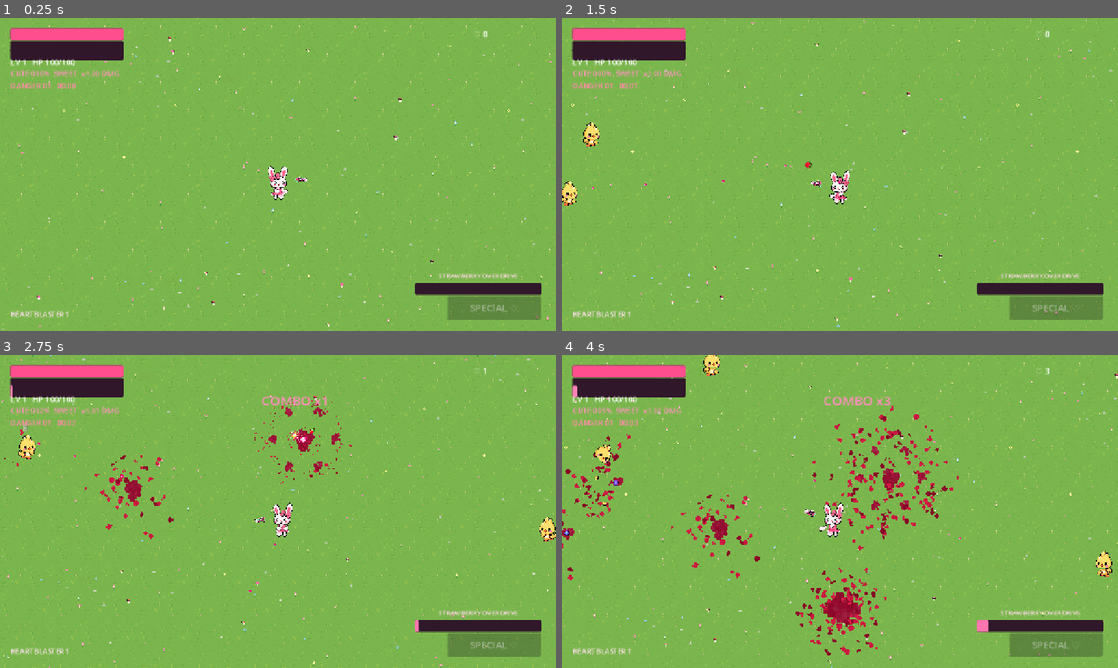
Above: before the commit, frames 1-4 (two rows, left to right).
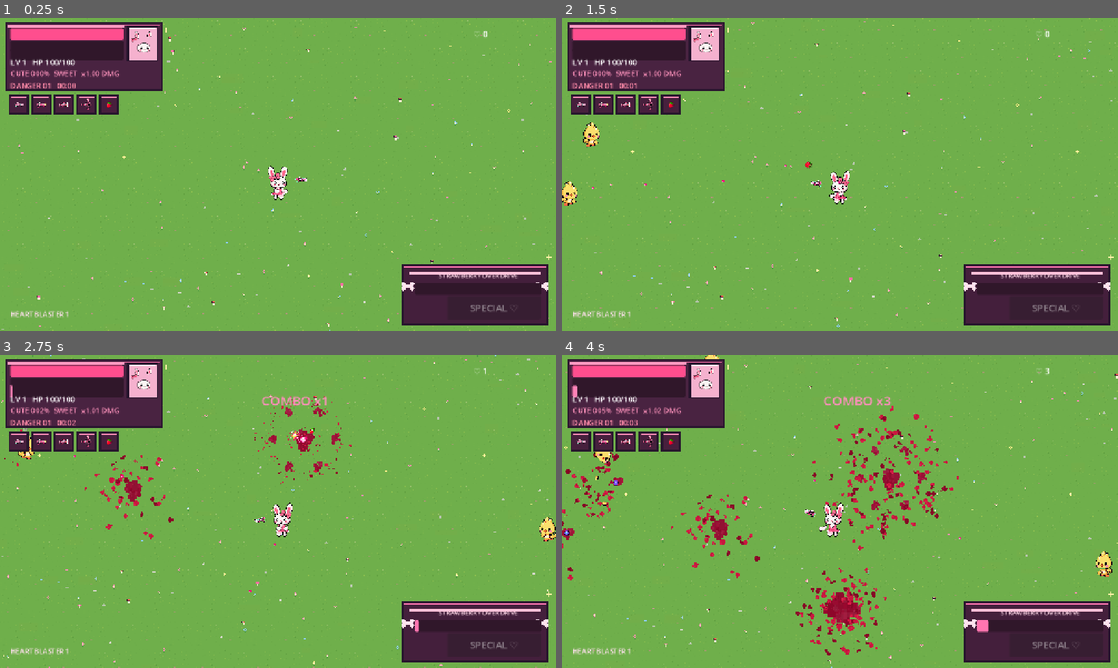
Above: after the commit, the same moments.

Repository: ramonsamagaio/cutecuterampage
Game: Godot game, scene res://scenes/Main.tscn
The game is run twice, just before and just after one commit, with the same random seed, the same clock (stepped at 60 frames per second) and the same inputs.
Inputs (mouse positions are in pixels of both pictures, inside the frame that each line leads up to):
- Up to frame 1 (0.25 s): no input
- Up to frame 2 (1.5 s): tap Enter at 0.5 s; move the mouse to (962, 158) at 0.52 s; hold Right (ui_right) 0.53-1.28 s; tap Shift at 0.6 s; tap Space at 0.77 s; move the mouse to (728, 190) at 1.27 s; hold Down (ui_down) from 1.28 s (still down); tap Z at 1.35 s
- Up to frame 3 (2.75 s): tap Space at 1.52 s; move the mouse to (333, 442) at 2.02 s; release Down (ui_down) at 2.03 s; hold Right (ui_right) from 2.03 s (still down); tap X at 2.1 s
- Up to frame 4 (4 s): move the mouse to (812, 574) at 2.77 s; release Right (ui_right) at 2.78 s; hold Up (ui_up) 2.78-3.53 s; tap C at 2.85 s; tap Space at 3.02, 3.77 s; move the mouse to (1006, 558) at 3.52 s; hold Left (ui_left) from 3.53 s (still down); tap Shift at 3.6 s

The runs differ from the first frame. In frame 1, 12% of the frame differs, in the area x 0-100%, y 0-100%; in frame 2, 12%; in frame 3, 12%; in frame 4, 12%.

Commit message:
feat: push HUD and world closer to approved concept

Diff:
--- a/scenes/Main.tscn
+++ b/scenes/Main.tscn
@@ -1,10 +1,24 @@
-[gd_scene load_steps=3 format=3]
+[gd_scene load_steps=4 format=3]
 
 [ext_resource type="Script" path="res://scripts/core/main.gd" id="1_main"]
 [ext_resource type="Script" path="res://scripts/debug/debug_combat_controller.gd" id="2_debug"]
+[ext_resource type="Script" path="res://scripts/ui/hud_concept_decor.gd" id="3_hud_decor"]
 
 [node name="Main" type="Node2D"]
 script = ExtResource("1_main")
 
+[node name="ConceptHUD" type="CanvasLayer" parent="."]
+layer = 1
+
+[node name="Decor" type="Control" parent="ConceptHUD"]
+layout_mode = 3
+anchors_preset = 15
+anchor_right = 1.0
+anchor_bottom = 1.0
+grow_horizontal = 2
+grow_vertical = 2
+mouse_filter = 2
+script = ExtResource("3_hud_decor")
+
 [node name="DebugCombat" type="Node" parent="."]
 script = ExtResource("2_debug")
--- a/scripts/core/world_tiles.gd
+++ b/scripts/core/world_tiles.gd
@@ -1,37 +1,44 @@
 class_name WorldTiles
 extends RefCounted
 
-const TILE_SIZE := 32
-const VARIANTS := 4
+const TILE_SIZE: int = 32
+const VARIANTS: int = 4
 
 static func create_grass_tileset() -> TileSet:
-	var image := Image.create(TILE_SIZE * VARIANTS, TILE_SIZE, false, Image.FORMAT_RGBA8)
-	var base := Color8(123, 183, 78)
+	var image: Image = Image.create(TILE_SIZE * VARIANTS, TILE_SIZE, false, Image.FORMAT_RGBA8)
+	var base: Color = Color8(112, 176, 76)
 	image.fill(base)
-	for variant in VARIANTS:
-		var rng := RandomNumberGenerator.new()
+	for variant: int in VARIANTS:
+		var rng: RandomNumberGenerator = RandomNumberGenerator.new()
 		rng.seed = 1337 + variant * 997
-		# Details never touch the border, so every base tile remains seamless.
-		for i in 30 + variant * 4:
-			var x := variant * TILE_SIZE + rng.randi_range(2, TILE_SIZE - 3)
-			var y := rng.randi_range(2, TILE_SIZE - 3)
-			var c := Color8(104, 165, 67) if rng.randf() < 0.72 else Color8(176, 204, 83)
+		# Keep the seamless grass calm. The concept gets density from authored-looking
+		# flowers/props, not uniform TV-static noise across every tile.
+		var detail_count: int = 7 + variant * 2
+		for _i: int in detail_count:
+			var x: int = variant * TILE_SIZE + rng.randi_range(3, TILE_SIZE - 4)
+			var y: int = rng.randi_range(3, TILE_SIZE - 4)
+			var c: Color = Color8(94, 157, 63) if rng.randf() < 0.68 else Color8(151, 196, 80)
 			image.set_pixel(x, y, c)
-			if rng.randf() < 0.18 and x + 1 < (variant + 1) * TILE_SIZE - 2:
+			if rng.randf() < 0.42 and x + 1 < (variant + 1) * TILE_SIZE - 3:
 				image.set_pixel(x + 1, y, c)
+		if variant == 2:
+			var blade_x: int = variant * TILE_SIZE + 11
+			image.set_pixel(blade_x, 17, Color8(82, 148, 57))
+			image.set_pixel(blade_x + 1, 16, Color8(82, 148, 57))
 		if variant == 3:
-			for i in 3:
-				var fx := variant * TILE_SIZE + rng.randi_range(4, TILE_SIZE - 5)
-				var fy := rng.randi_range(4, TILE_SIZE - 5)
-				image.set_pixel(fx, fy, Color8(255, 117, 171))
-				image.set_pixel(fx + 1, fy, Color8(255, 238, 196))
-	var texture := ImageTexture.create_from_image(image)
-	var atlas := TileSetAtlasSource.new()
+			var fx: int = variant * TILE_SIZE + 19
+			var fy: int = 12
+			image.set_pixel(fx - 1, fy, Color8(255, 120, 176))
+			image.set_pixel(fx + 1, fy, Color8(255, 120, 176))
+			image.set_pixel(fx, fy - 1, Color8(255, 233, 195))
+			image.set_pixel(fx, fy, Color8(255, 246, 216))
+	var texture: ImageTexture = ImageTexture.create_from_image(image)
+	var atlas: TileSetAtlasSource = TileSetAtlasSource.new()
 	atlas.texture = texture
 	atlas.texture_region_size = Vector2i(TILE_SIZE, TILE_SIZE)
-	for variant in VARIANTS:
+	for variant: int in VARIANTS:
 		atlas.create_tile(Vector2i(variant, 0))
-	var tile_set := TileSet.new()
+	var tile_set: TileSet = TileSet.new()
 	tile_set.tile_size = Vector2i(TILE_SIZE, TILE_SIZE)
 	tile_set.add_source(atlas, 0)
 	return tile_set
--- /dev/null
+++ b/scripts/ui/hud_concept_decor.gd
@@ -0,0 +1,78 @@
+class_name HUDConceptDecor
+extends Control
+
+var _head: Texture2D
+var _ear_l: Texture2D
+var _ear_r: Texture2D
+var _bow: Texture2D
+var _weapon_icons: Array[Texture2D] = []
+
+func _ready() -> void:
+	mouse_filter = Control.MOUSE_FILTER_IGNORE
+	set_anchors_and_offsets_preset(Control.PRESET_FULL_RECT)
+	z_index = -100
+	_head = CutoutArtPart.make_small_texture("res://assets/Taffi/Cabeca.png", Vector2i(58, 52))
+	_ear_l = CutoutArtPart.make_small_texture("res://assets/Taffi/Ore1.png", Vector2i(18, 38))
+	_ear_r = CutoutArtPart.make_small_texture("res://assets/Taffi/Ore2.png", Vector2i(18, 38))
+	_bow = CutoutArtPart.make_small_texture("res://assets/Taffi/Laco.png", Vector2i(27, 21))
+	_weapon_icons = [
+		CutoutArtPart.make_small_texture("res://assets/weapons/arma_heart.png", Vector2i(34, 24)),
+		CutoutArtPart.make_small_texture("res://assets/weapons/arma_star.png", Vector2i(34, 24)),
+		CutoutArtPart.make_small_texture("res://assets/weapons/ama_cupcake.png", Vector2i(34, 24)),
+		CutoutArtPart.make_small_texture("res://assets/weapons/arma_arco.png", Vector2i(32, 28)),
+		CutoutArtPart.make_small_texture("res://assets/fx/MorangoFull.png", Vector2i(25, 25))
+	]
+	queue_redraw()
+
+func _draw() -> void:
+	# Chunky toy-like frame behind the existing functional HUD.
+	_draw_panel(Rect2(12, 10, 362, 158), Color("2b1730"), Color("4a2442"), Color("ff70ad"))
+	draw_rect(Rect2(18, 16, 268, 8), Color("ff9cc4"))
+
+	# Character portrait, assembled from the actual Taffi art.
+	_draw_panel(Rect2(292, 18, 72, 82), Color("26152d"), Color("f6b2cf"), Color("fff2f8"))
+	_draw_centered(_ear_l, Vector2(315, 39))
+	_draw_centered(_ear_r, Vector2(342, 39))
+	_draw_centered(_head, Vector2(329, 66))
+	_draw_centered(_bow, Vector2(309, 48))
+
+	# Five tactile equipment slots, like the concept's loadout strip.
+	for i: int in 5:
+		var slot_pos: Vector2 = Vector2(20.0 + float(i) * 52.0, 176.0)
+		_draw_panel(Rect2(slot_pos, Vector2(46, 46)), Color("28172e"), Color("48213e"), Color("f58bb5"))
+		if i < _weapon_icons.size():
+			_draw_centered(_weapon_icons[i], slot_pos + Vector2(23, 23))
+
+	# Special/Rampage area gets a strong candy-console silhouette.
+	_draw_panel(Rect2(925, 566, 337, 140), Color("28162e"), Color("45203d"), Color("ff78b3"))
+	draw_rect(Rect2(942, 584, 303, 6), Color("ffc1da"))
+	_draw_bone_cap(Vector2(939, 617))
+	_draw_bone_cap(Vector2(1248, 617))
+
+	# Small corner bolts/sparkles keep the HUD playful without adding text clutter.
+	_draw_spark(Vector2(382, 28), Color("fff2a8"))
+	_draw_spark(Vector2(906, 582), Color("ff9fc8"))
+	_draw_spark(Vector2(1264, 550), Color("fff2a8"))
+
+func _draw_panel(rect: Rect2, outline: Color, fill: Color, accent: Color) -> void:
+	draw_rect(rect, outline)
+	draw_rect(rect.grow(-4.0), fill)
+	draw_rect(Rect2(rect.position + Vector2(5, 5), Vector2(rect.size.x - 10, 3)), accent)
+
+func _draw_centered(texture: Texture2D, center: Vector2) -> void:
+	if texture == null:
+		return
+	var s: Vector2 = texture.get_size()
+	draw_texture(texture, center - s * 0.5)
+
+func _draw_bone_cap(center: Vector2) -> void:
+	var c: Color = Color("ffe4ef")
+	draw_rect(Rect2(center + Vector2(-10, -3), Vector2(20, 6)), c)
+	draw_circle(center + Vector2(-10, -5), 5.0, c)
+	draw_circle(center + Vector2(-10, 5), 5.0, c)
+	draw_circle(center + Vector2(10, -5), 5.0, c)
+	draw_circle(center + Vector2(10, 5), 5.0, c)
+
+func _draw_spark(center: Vector2, color: Color) -> void:
+	draw_rect(Rect2(center + Vector2(-6, -1), Vector2(12, 2)), color)
+	draw_rect(Rect2(center + Vector2(-1, -6), Vector2(2, 12)), color)
